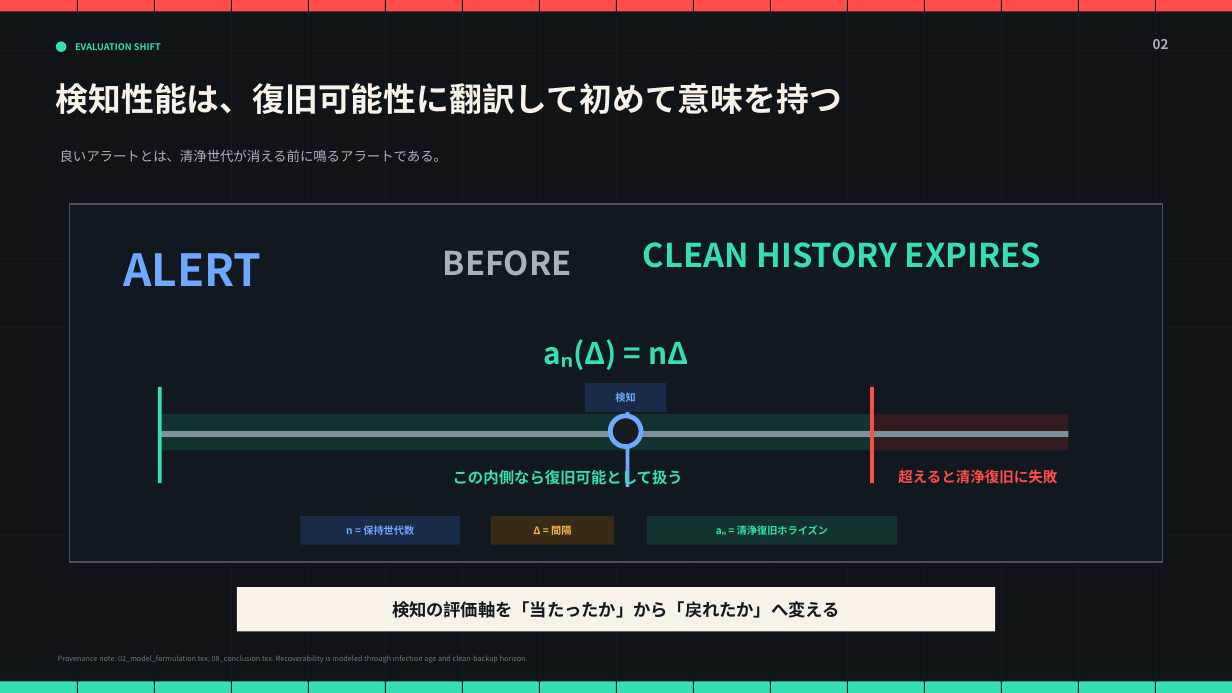
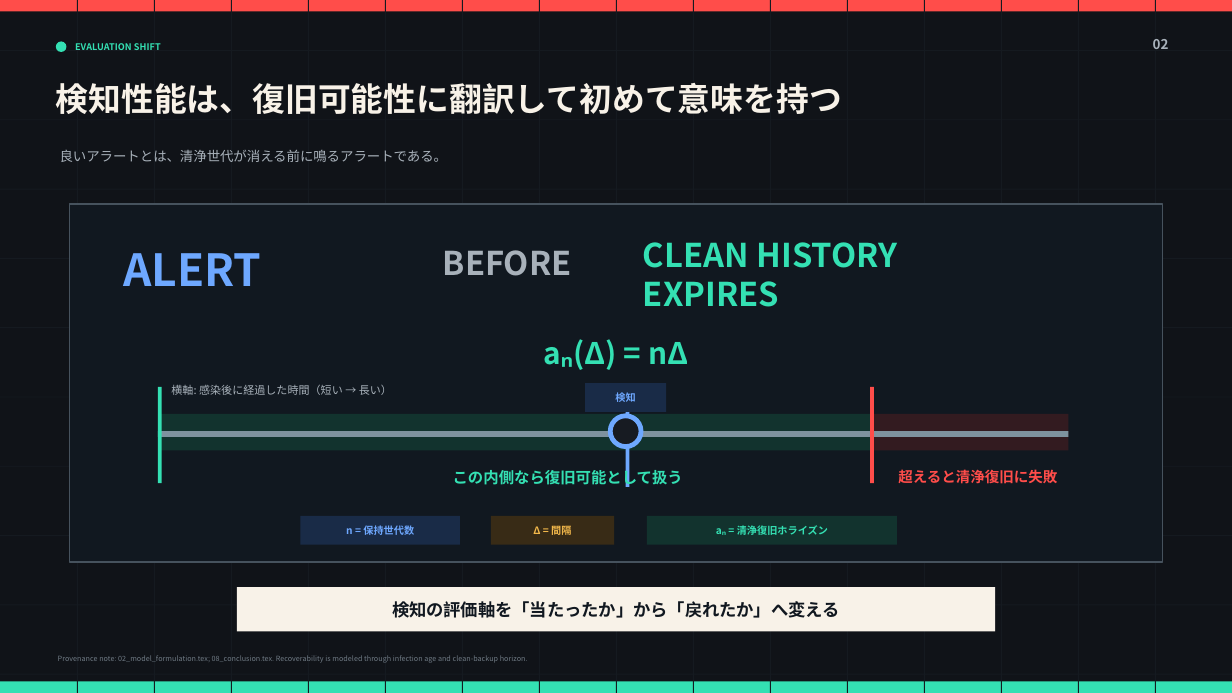
Before and after one commit to t0m0h1r0/research-backup, a slide deck: slide 2 of paper/presentations/heavy_tail_backup_refined/heavy_tail_backup_refined_theatrical.pptx. Drawn at 1232x693 pixels with LibreOffice and Linux fonts; fonts in the diff are those of the drawing. Boxes give left, top, right and bottom in pixels: in the first picture for what was removed or moved away, otherwise in the second. Text is boxed around its words. In the diff, an @@ line names an element or a change of style, - is before the commit and + after.

```diff
--- a/paper/presentations/heavy_tail_backup_refined/heavy_tail_backup_refined_theatrical.pptx
+++ b/paper/presentations/heavy_tail_backup_refined/heavy_tail_backup_refined_theatrical.pptx
@@ text at (643,242,897,307): text changed @@
-CLEAN HISTORY EXPIRES
+CLEAN HISTORY
+EXPIRES
@@ text added at (171,385,392,395), 8.6 pt, text #A8B1BA @@
+横軸: 感染後に経過した時間（短い → 長い）
```
Also in this commit, not shown: 5 other slides changed, 8 other files.
